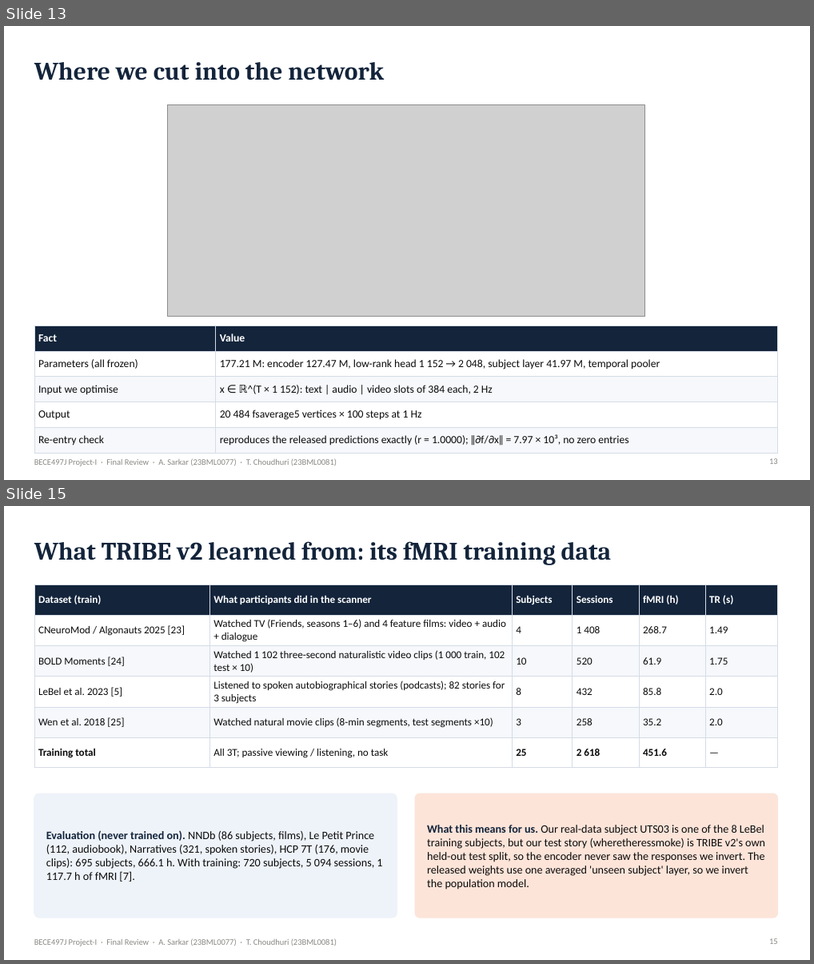
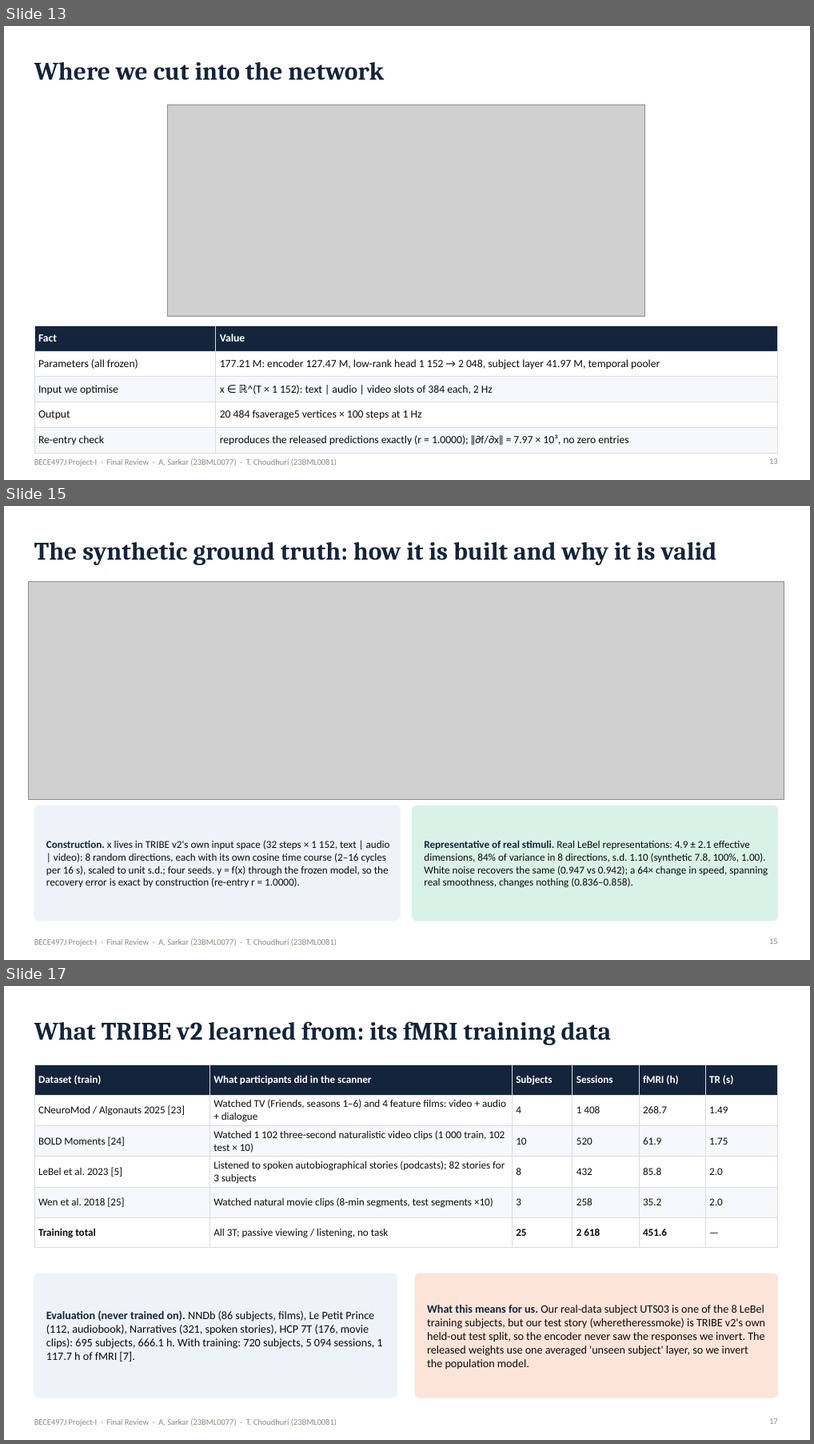
Before and after one commit to Ivxn404/semantic-decoding-tribe-inversion, a slide deck: deck/Final_Sarkar_Choudhuri.pptx. Shown one above the other, each under a label of ours: slides 13 and 15 before the commit, slides 13, 15 and 17 after it; the slides between them are not shown. The pictures are 814x964 and 814x1444 pixels, drawn with LibreOffice and Linux fonts; fonts in the diff are those of the drawing; grey boxes stand for pictures. Boxes give left, top, right and bottom in pixels: in the first picture for what was removed or moved away, otherwise in the second. Text is boxed around its words. In the diff, an @@ line names an element or a change of style, - is before the commit and + after.

Commit message:
Validity of the synthetic ground truth: real-stimulus statistics and a real-stimulus ground-truth test; report, deck, poster, docs

```diff
--- a/deck/Final_Sarkar_Choudhuri.pptx
+++ b/deck/Final_Sarkar_Choudhuri.pptx
@@ slide 15 added at [4, 506, 810, 960], background #FFFFFF; not listed: 1 template element that a slide beside it also shows @@
@@ title added at [34, 542, 718, 565], 30 pt, text #13243B, bold @@
+The synthetic ground truth: how it is built and why it is valid
@@ picture added at [28, 582, 784, 799] @@
@@ rounded rectangle added at [34, 805, 400, 920], fill #EEF3F9, outline #EEF3F9 1 pt @@
@@ rounded rectangle added at [412, 805, 778, 920], fill #D9F2E8, outline #D9F2E8 1 pt @@
@@ text added at [46, 840, 390, 887], 12.5 pt, text #0B0B0B @@
+Construction. x lives in TRIBE v2's own input space (32 steps × 1 152, text | audio | video): 8 random directions, each with its own cosine time course (2–16 cycles per 16 s), scaled to unit s.d.; four seeds. y = f(x) through the frozen model, so the recovery error is exact by construction (re-entry r = 1.0000).
@@ text added at [424, 840, 768, 888], 12.5 pt, text #0B0B0B @@
+Representative of real stimuli. Real LeBel representations: 4.9 ± 2.1 effective dimensions, 84% of variance in 8 directions, s.d. 1.10 (synthetic 7.8, 100%, 1.00). White noise recovers the same (0.947 vs 0.942); a 64× change in speed, spanning real smoothness, changes nothing (0.836–0.858).
@@ page number added at [770, 938, 778, 944], 10 pt, text #8A8984 @@
+15
@@ what was slide 15 is now slide 17 @@
```
Also in this commit, not shown: 1 slide changed, 2 other slides added, 21 other files.
